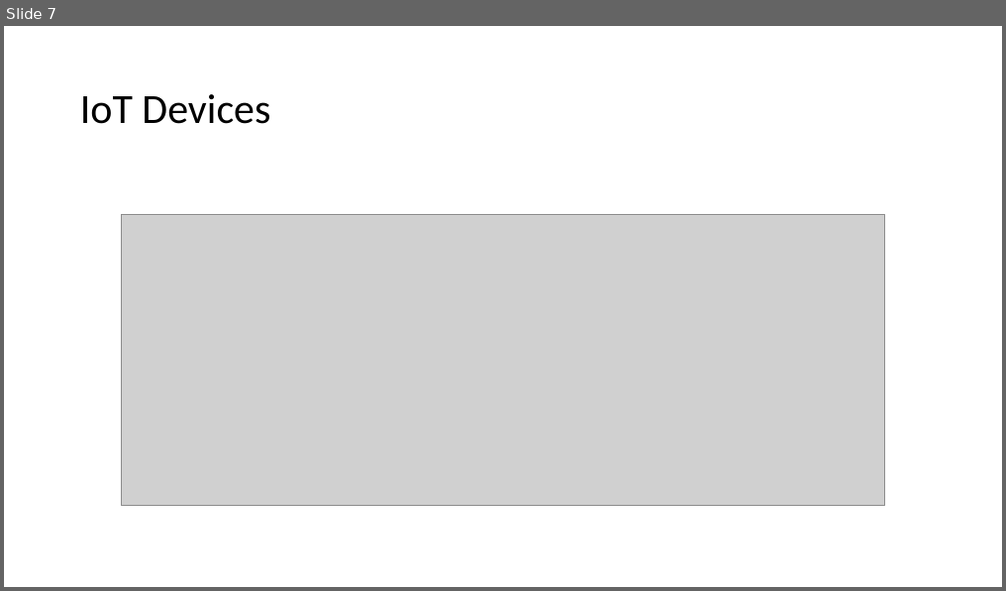
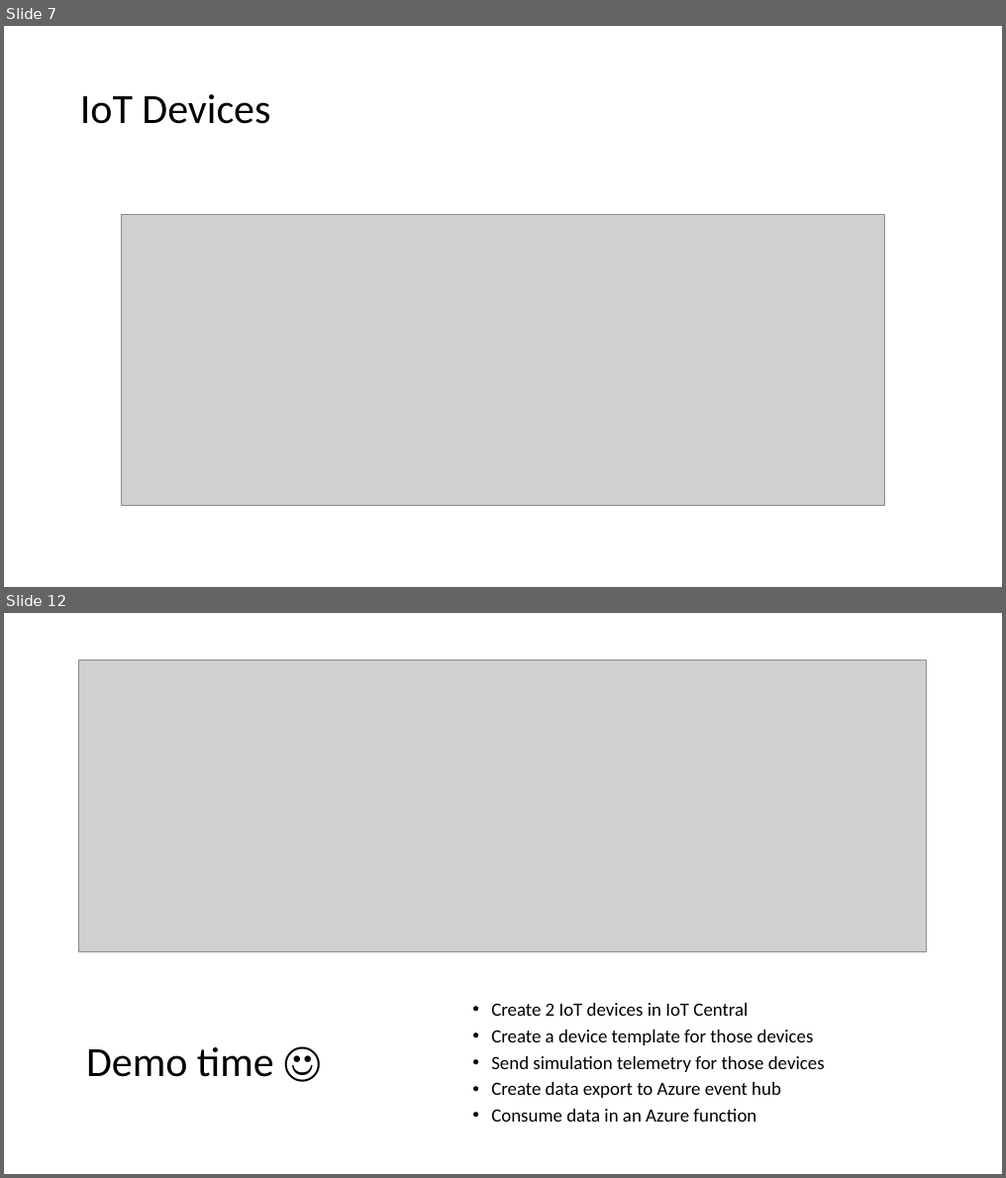
Before and after one commit to thomasgodon/DevCruiseTalk2023, a slide deck: .ppt/Azure Iot Central.pptx. Shown one above the other, each under a label of ours: slide 7 before the commit, slides 7 and 12 after it; the slides between them are not shown. The pictures are 1006x591 and 1006x1178 pixels, drawn with LibreOffice and Linux fonts; fonts in the diff are those of the drawing; grey boxes stand for pictures. Boxes give left, top, right and bottom in pixels: in the first picture for what was removed or moved away, otherwise in the second. Text is boxed around its words. In the diff, an @@ line names an element or a change of style, - is before the commit and + after.

```diff
--- a/.ppt/Azure Iot Central.pptx
+++ b/.ppt/Azure Iot Central.pptx
@@ slide 12 added at [4,613,1002,1174], background #FFFFFF @@
@@ picture added at [78,661,927,953] @@
@@ text added at [491,1003,825,1122], 18 pt, text #000000 @@
+• Create 2 IoT devices in IoT Central
+• Create a device template for those devices
+• Send simulation telemetry for those devices
+• Create data export to Azure event hub
+• Consume data in an Azure function
@@ title added at [86,1048,274,1077], 40 pt, text #000000 @@
+Demo time ☺
```
Also in this commit, not shown: 9 slides changed, 1 slide removed.
